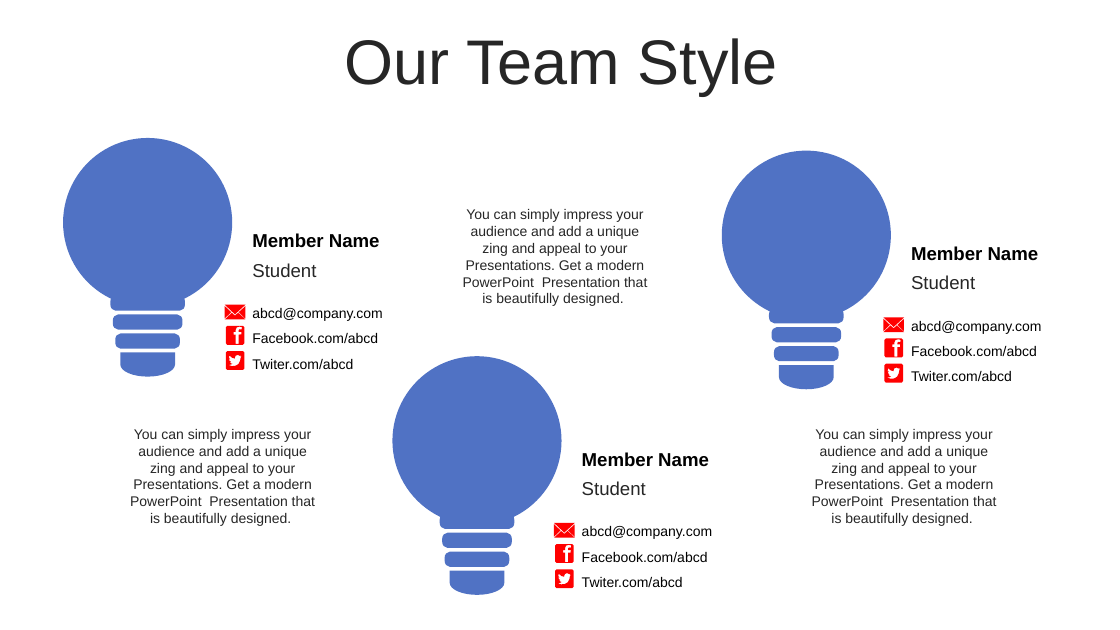
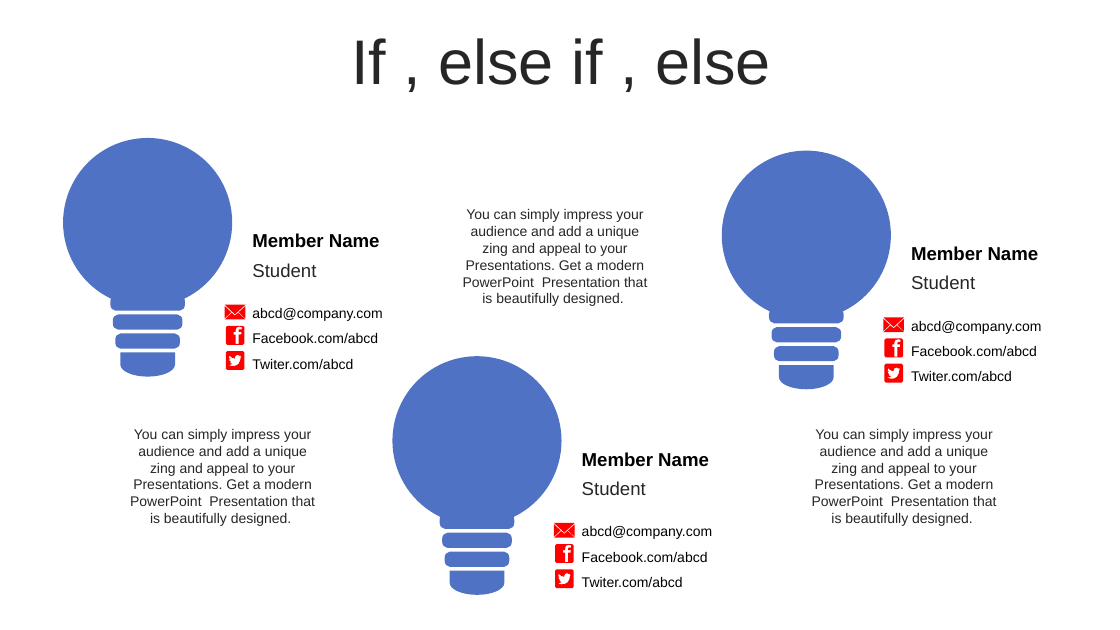
Before and after one commit to WatcharapolxFa/SolveProblemsIn-C-Language, a slide deck: slide 37 of LearnC/C.pptx (slide 23 before the commit). Drawn at 1120x630 pixels with LibreOffice and Linux fonts; fonts in the diff are those of the drawing. Boxes give left, top, right and bottom in pixels: in the first picture for what was removed or moved away, otherwise in the second. Text is boxed around its words. In the diff, an @@ line names an element or a change of style, - is before the commit and + after.

```diff
--- a/LearnC/C.pptx
+++ b/LearnC/C.pptx
@@ text at [351, 38, 771, 85]: text changed @@
-Our Team Style
+If , else if , else
```
Also in this commit, not shown: 10 slides added, 3 slides removed, 2 other files.
